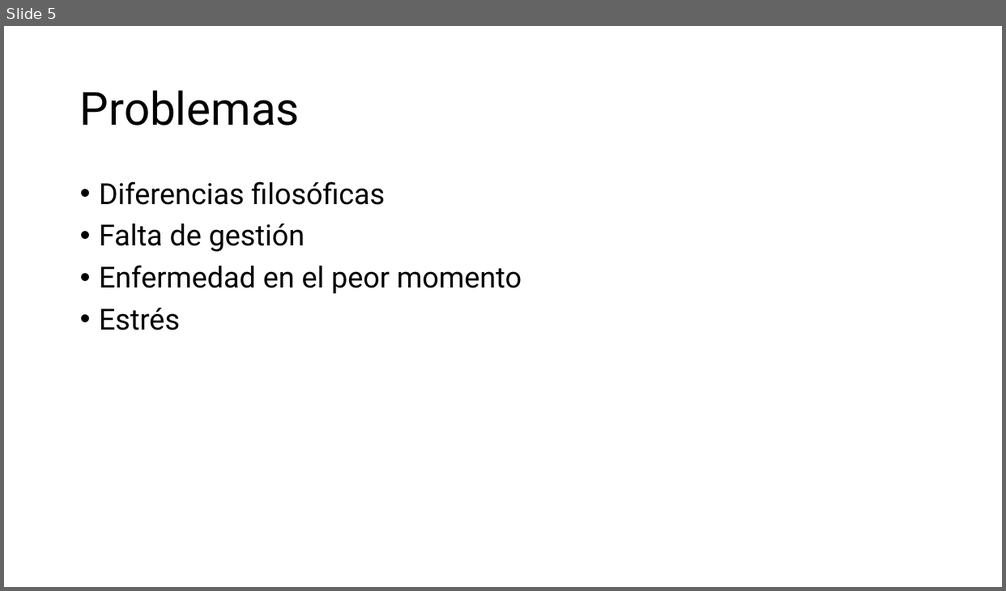
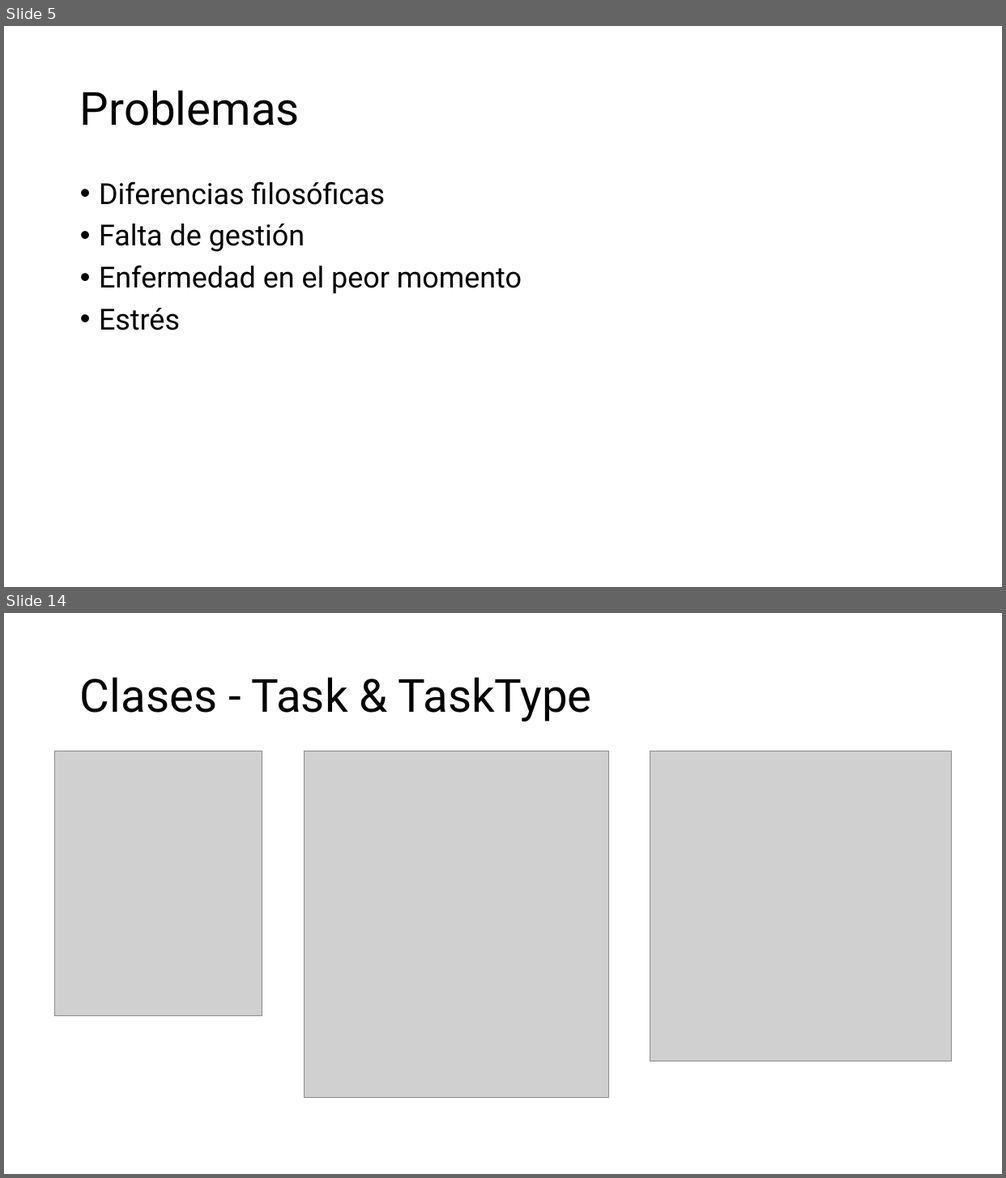
Before and after one commit to aniballpxess/CursoFP2-Apuntes, a slide deck: ASIGNATURAS/PM/PRACTICA/Ficheros-de-entregas/Presentacion-Proyecto-Macarena.pptx. Shown one above the other, each under a label of ours: slide 5 before the commit, slides 5 and 14 after it; the slides between them are not shown. The pictures are 1006x591 and 1006x1178 pixels, drawn with LibreOffice and Linux fonts; fonts in the diff are those of the drawing; grey boxes stand for pictures. Boxes give left, top, right and bottom in pixels: in the first picture for what was removed or moved away, otherwise in the second. Text is boxed around its words. In the diff, an @@ line names an element or a change of style, - is before the commit and + after.

Commit message:
Lo trabajado en clase el 21/02/2025

```diff
--- a/ASIGNATURAS/PM/PRACTICA/Ficheros-de-entregas/Presentacion-Proyecto-Macarena.pptx
+++ b/ASIGNATURAS/PM/PRACTICA/Ficheros-de-entregas/Presentacion-Proyecto-Macarena.pptx
@@ slide 14 added at (4, 613, 1002, 1174), background #FFFFFF @@
@@ title added at (80, 677, 592, 722), 44 pt, text #000000 @@
+Clases - Task & TaskType
@@ picture added at (55, 752, 262, 1016) @@
@@ picture added at (304, 752, 608, 1098) @@
@@ picture added at (650, 752, 951, 1063) @@
```
Also in this commit, not shown: 2 slides changed, 13 other slides added, 44 other files.
